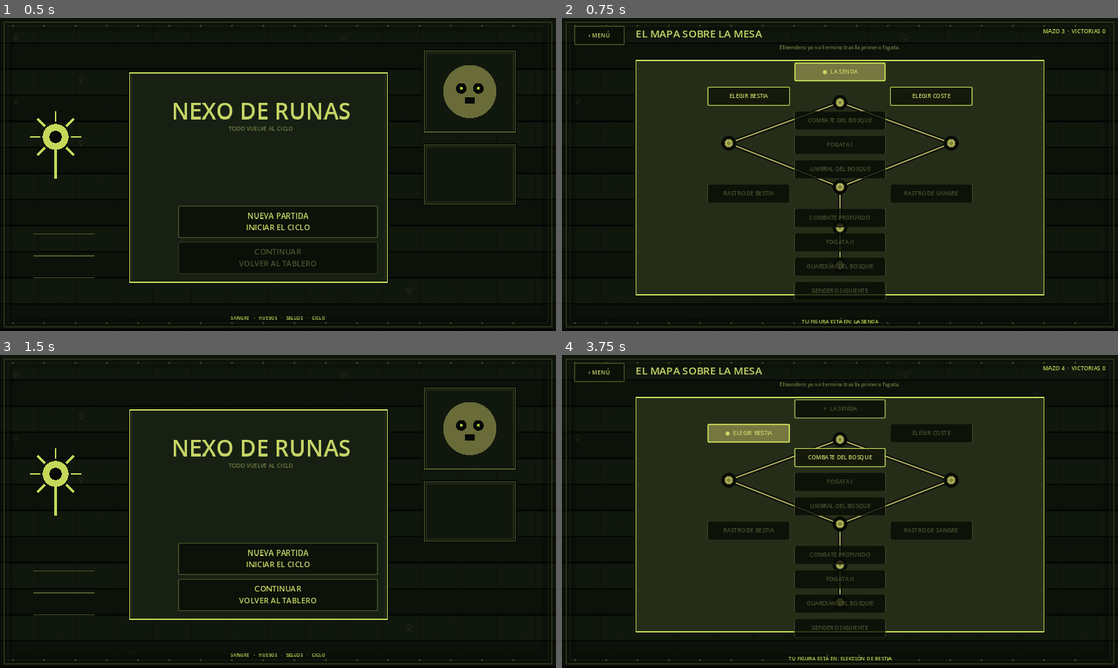
Above: before the commit, frames 1-4 (two rows, left to right).
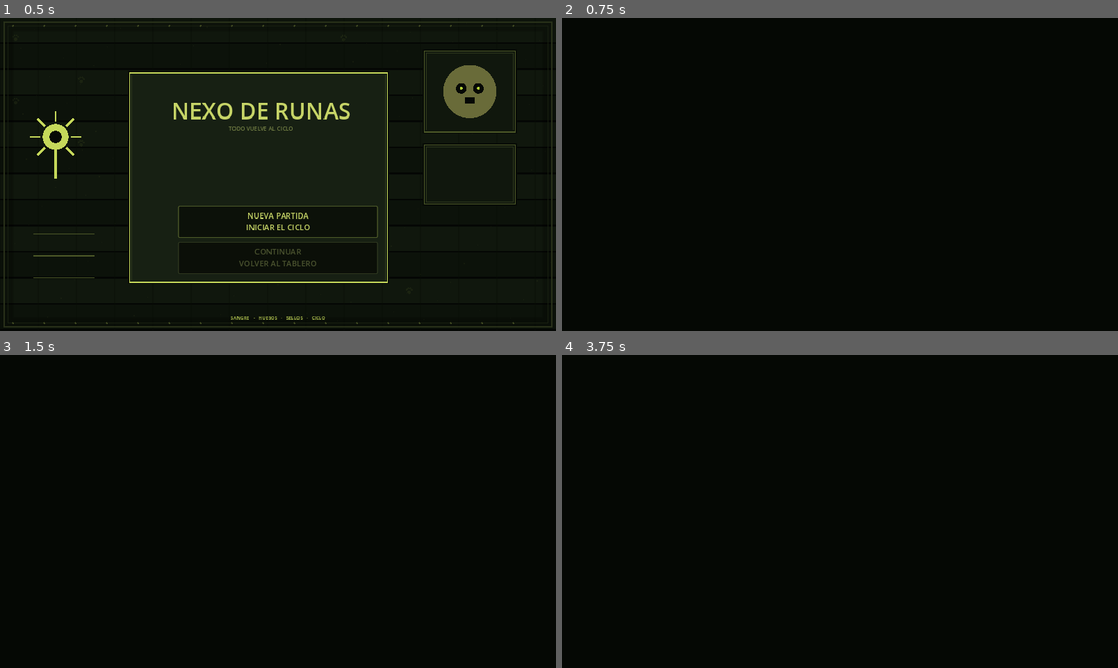
Above: after the commit, the same moments.

Repository: LoloscarPrr/Nexo-de-runas-v2
Game: Godot game, scene res://scenes/main.tscn
The game is run twice, just before and just after one commit, with the same random seed, the same clock (stepped at 60 frames per second) and the same inputs.
Inputs (mouse positions are in pixels of both pictures, inside the frame that each line leads up to):
- Up to frame 1 (0.5 s): no input
- Up to frame 2 (0.75 s): click "NUEVA PARTIDA INICIAR EL CICLO" at 0.5 s
- Up to frame 3 (1.5 s): click (38, 373) at 1.25 s, where only the run before the commit has a clickable "‹ MENÚ"
- Up to frame 4 (3.75 s): click (840, 558) at 2 s, where only the run before the commit has a clickable "NUEVA PARTIDA INICIAR EL CICLO"; click (751, 433) at 2.75 s, where only the run before the commit has a clickable "ELEGIR BESTIA"; click (728, 505) at 3.52 s

Frame 1 is identical in both runs. In frame 2, 48% of the frame differs, in the area x 0-100%, y 1-99%; in frame 3, 6.3%; in frame 4, 48%.
Error after the commit: Parse Error: Cannot infer the type of "gold_index" variable because the value doesn't have a set type. (res://scripts/domain/campaign_state.gd:154)

Commit message:
Add Bone Lord and Prospector event state

Diff:
--- a/scripts/domain/campaign_state.gd
+++ b/scripts/domain/campaign_state.gd
@@ -1,8 +1,9 @@
 class_name CampaignState
 extends RefCounted
 
-# Se conserva la versión 2 para que las partidas de las builds anteriores
-# carguen sin reiniciar la campaña. Los campos nuevos son opcionales.
+const CardCatalogScript = preload("res://scripts/domain/card_catalog.gd")
+
+# Se mantiene versión 2 para cargar saves de las builds anteriores.
 const SAVE_VERSION := 2
 const STARTER_DECK := ["armino", "lobo", "rana_toro"]
 
@@ -13,13 +14,20 @@
 	"battle_1": {"title":"COMBATE DEL BOSQUE", "type":"battle", "next":["campfire_1"]},
 	"campfire_1": {"title":"FOGATA I", "type":"campfire", "next":["gate_1"]},
 	"gate_1": {"title":"UMBRAL DEL BOSQUE", "type":"gate", "next":["choice_2_left", "choice_2_right"]},
-	"choice_2_left": {"title":"RASTRO DE BESTIA", "type":"choice", "next":["battle_2"]},
-	"choice_2_right": {"title":"RASTRO DE SANGRE", "type":"choice", "next":["battle_2"]},
+	"choice_2_left": {"title":"RASTRO DE BESTIA", "type":"choice", "next":["prospector_event"]},
+	"choice_2_right": {"title":"RASTRO DE SANGRE", "type":"choice", "next":["bone_altar"]},
+	"prospector_event": {"title":"TRES ROCAS", "type":"prospector", "next":["battle_2"]},
+	"bone_altar": {"title":"ALTAR DE HUESOS", "type":"bone_altar", "next":["battle_2"]},
 	"battle_2": {"title":"COMBATE PROFUNDO", "type":"battle", "next":["campfire_2"]},
 	"campfire_2": {"title":"FOGATA II", "type":"campfire", "next":["boss_1"]},
 	"boss_1": {"title":"GUARDIÁN DEL BOSQUE", "type":"boss", "next":["region_complete"]},
 	"region_complete": {"title":"SENDERO SIGUIENTE", "type":"end", "next":[]}
 }
+
+const PROSPECTOR_INSECTS := [
+	"reina_hormiga", "cucaracha", "gusanos_cadavericos",
+	"mantis", "dios_mantis", "chinche_apestosa"
+]
 
 var version := SAVE_VERSION
 var run_seed := 0
@@ -28,6 +36,9 @@
 var claimed_rewards: Array[String] = []
 var deck_ids: Array[String] = []
 var card_buffs: Dictionary = {}
+var event_results: Dictionary = {}
+var bone_boon := 0
+var ouroboros_bonus := 0
 var victories := 0
 var defeats := 0
 var started_at_unix := 0
@@ -43,6 +54,9 @@
 	claimed_rewards = []
 	deck_ids = []
 	card_buffs = {}
+	event_results = {}
+	bone_boon = 0
+	ouroboros_bonus = 0
 	for card_id in STARTER_DECK:
 		deck_ids.append(card_id)
 	victories = 0
@@ -78,6 +92,13 @@
 
 func add_card(card_id: String) -> void:
 	deck_ids.append(card_id)
+
+func remove_one_card(card_id: String) -> bool:
+	var index := deck_ids.find(card_id)
+	if index < 0:
+		return false
+	deck_ids.remove_at(index)
+	return true
 
 func claim_reward(reward_key: String, card_id: String) -> bool:
 	if claimed_rewards.has(reward_key):
@@ -111,6 +132,43 @@
 	card_buffs[card_id] = buff
 	return true
 
+func sacrifice_to_bone_lord(node_id: String, card_id: String) -> bool:
+	if event_results.has(node_id) or not can_enter(node_id):
+		return false
+	if not remove_one_card(card_id):
+		return false
+	var card := CardCatalogScript.find_by_id(card_id)
+	var traits: Array = Array(card.get("traits", []))
+	if card_id == "cabra_negra":
+		bone_boon = maxi(bone_boon, 8)
+	elif traits.has("Pelt"):
+		pass
+	else:
+		bone_boon += 1
+	event_results[node_id] = {"card":card_id, "bone_boon":bone_boon}
+	return resolve_node(node_id)
+
+func prospector_reward(node_id: String, boulder_index: int) -> String:
+	if boulder_index < 0 or boulder_index > 2:
+		return ""
+	var gold_index := abs(int(run_seed) ^ int(node_id.hash())) % 3
+	if boulder_index == gold_index:
+		return "pelaje_dorado"
+	var offset := abs(int(run_seed / 7) + boulder_index * 13 + int(node_id.hash()))
+	return PROSPECTOR_INSECTS[offset % PROSPECTOR_INSECTS.size()]
+
+func claim_prospector_boulder(node_id: String, boulder_index: int) -> String:
+	if event_results.has(node_id) or not can_enter(node_id):
+		return ""
+	var reward := prospector_reward(node_id, boulder_index)
+	if reward.is_empty():
+		return ""
+	add_card(reward)
+	event_results[node_id] = {"boulder":boulder_index, "reward":reward}
+	if not resolve_node(node_id):
+		return ""
+	return reward
+
 func to_dict() -> Dictionary:
 	return {
 		"version": version,
@@ -120,6 +178,9 @@
 		"claimed_rewards": claimed_rewards,
 		"deck_ids": deck_ids,
 		"card_buffs": card_buffs,
+		"event_results": event_results,
+		"bone_boon": bone_boon,
+		"ouroboros_bonus": ouroboros_bonus,
 		"victories": victories,
 		"defeats": defeats,
 		"started_at_unix": started_at_unix
@@ -147,6 +208,12 @@
 					"atk": int(raw.get("atk", 0)),
 					"hp": int(raw.get("hp", 0))
 				}
+	event_results = {}
+	var loaded_events = data.get("event_results", {})
+	if loaded_events is Dictionary:
+		event_results = loaded_events.duplicate(true)
+	bone_boon = int(data.get("bone_boon", 0))
+	ouroboros_bonus = int(data.get("ouroboros_bonus", 0))
 	victories = int(data.get("victories", 0))
 	defeats = int(data.get("defeats", 0))
 	started_at_unix = int(data.get("started_at_unix", 0))
